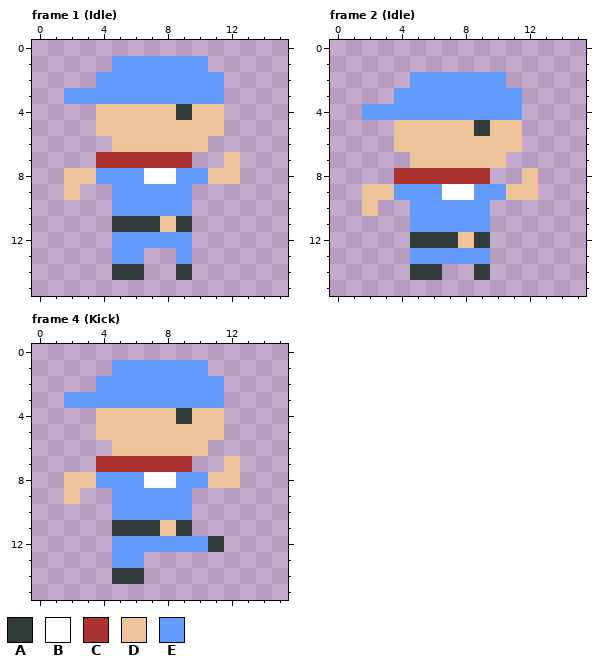
One commit to this pixel-art file: data/sprites/farmer.ase. The picture above was drawn from the file before the commit.
16x16 pixels, 4 frames. Shown: frame 1 (Idle), frame 2 (Idle), frame 4 (Kick). The commit also changed other frames, which this record leaves out.
Palette (. is transparent): A #323c39  B #ffffff  C #ac3232  D #eec39a  E #639bff
New version:
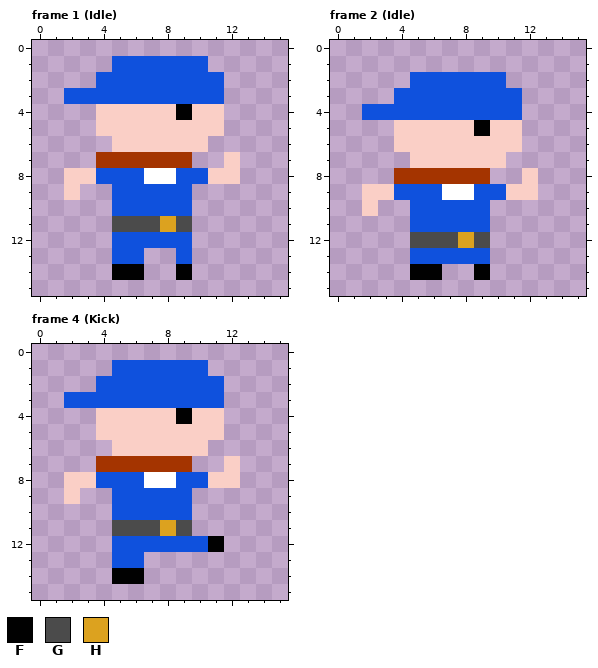
Colours new in this view: F #010101  G #4b4b4b  H #dca21f
Commit message: [sprites] reworked farmer colours according to NES palette
What changed:
colour C: #ac3232 -> #a43400
colour D: #eec39a -> #facfc6
colour E: #639bff -> #0f51dd
Frame 1 (Idle):
y 4: x 9 A -> F
y 11: x 5..9 AAADA -> GGGHG
y 14: x 5..6 AA -> FF; x 9 A -> F
Frame 2 (Idle):
y 5: x 9 A -> F
y 12: x 5..9 AAADA -> GGGHG
y 14: x 5..6 AA -> FF; x 9 A -> F
Frame 4 (Kick):
y 4: x 9 A -> F
y 11: x 5..9 AAADA -> GGGHG
y 12: x 11 A -> F
y 14: x 5..6 AA -> FF
Pixel boxes of the changes (left, top, right, bottom) in both pictures:
changed: (64, 56, 240, 280)
changed: (362, 72, 538, 280)
changed: (64, 360, 240, 584)
